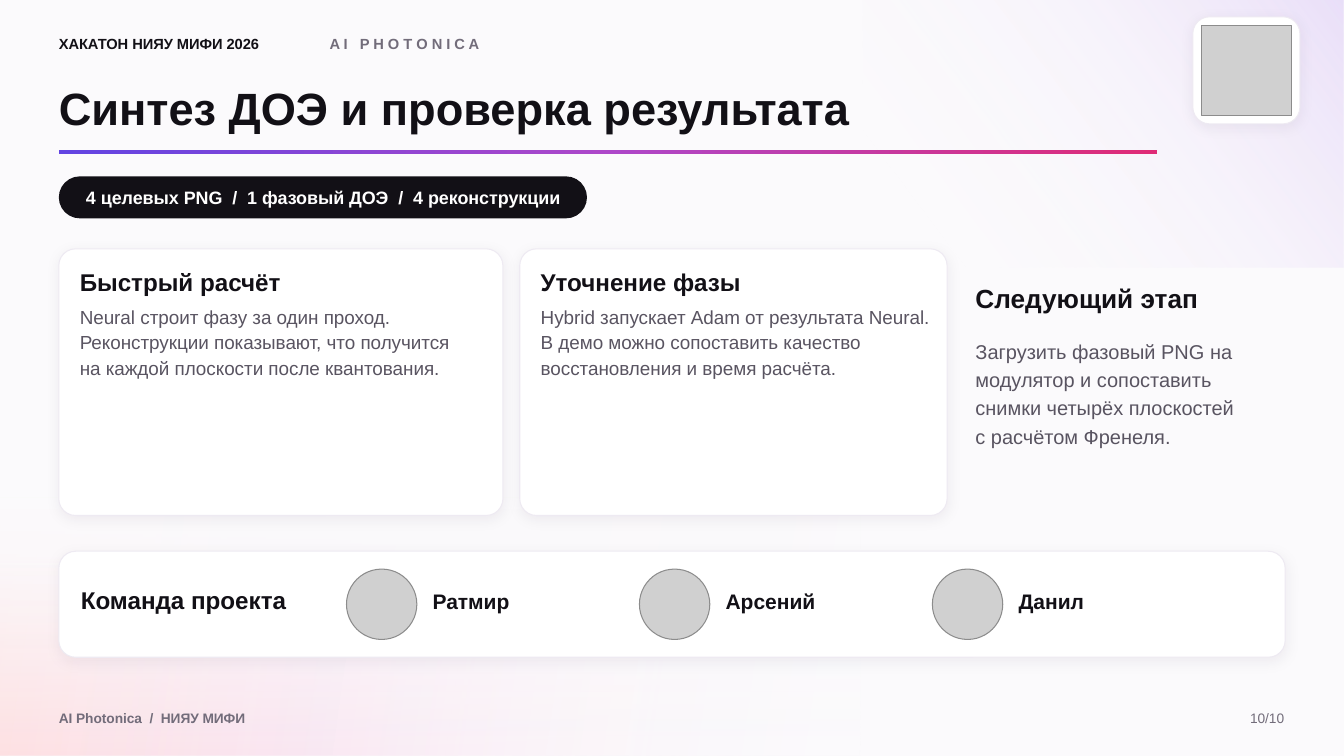
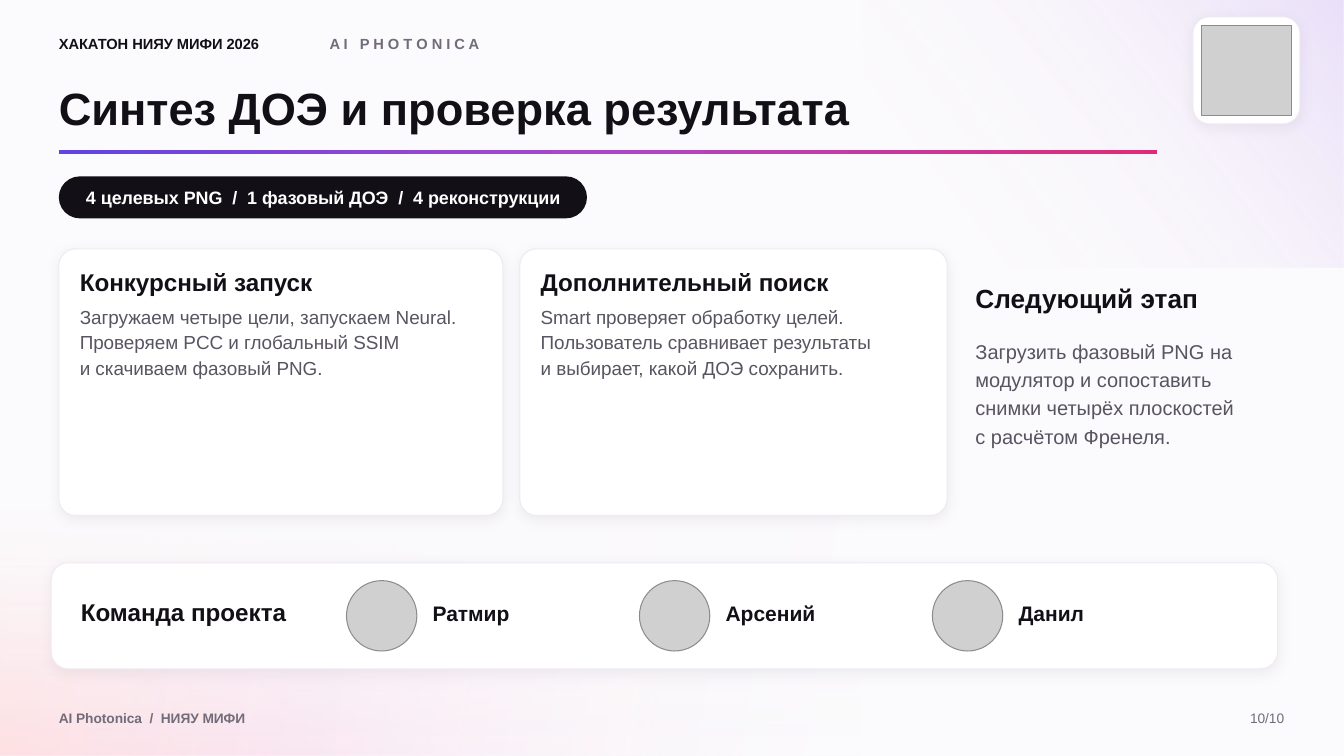
Before and after one commit to listeik/ai-fotonica, a slide deck: slide 9 of AI Photonica - Хакатон МИФИ 2026_бегущие521.pptx (slide 10 before the commit). Drawn at 1344x756 pixels with LibreOffice and Linux fonts; fonts in the diff are those of the drawing; grey boxes stand for pictures. Boxes give left, top, right and bottom in pixels: in the first picture for what was removed or moved away, otherwise in the second. Text is boxed around its words. In the diff, an @@ line names an element or a change of style, - is before the commit and + after.

```diff
--- a/AI Photonica - Хакатон МИФИ 2026_бегущие521.pptx
+++ b/AI Photonica - Хакатон МИФИ 2026_бегущие521.pptx
@@ text at (80,273,312,296): text changed @@
-Быстрый расчёт
+Конкурсный запуск
@@ text at (541,273,829,296): text changed @@
-Уточнение фазы
+Дополнительный поиск
@@ text at (80,310,457,328): text changed @@
-Neural строит фазу за один проход.
+Загружаем четыре цели, запускаем Neural.
@@ text at (541,310,844,328): text changed @@
-Hybrid запускает Adam от результата Neural.
+Smart проверяет обработку целей.
@@ text at (80,335,399,353): text changed @@
-Реконструкции показывают, что получится
+Проверяем PCC и глобальный SSIM
@@ text at (541,336,871,353): text changed @@
-В демо можно сопоставить качество
+Пользователь сравнивает результаты
@@ text at (80,361,323,379): text changed @@
-на каждой плоскости после квантования.
+и скачиваем фазовый PNG.
@@ text at (541,361,844,379): text changed @@
-восстановления и время расчёта.
+и выбирает, какой ДОЭ сохранить.
@@ rounded rectangle: place and size @@
-rounded rectangle at (58,552,1286,657)
+rounded rectangle at (51,563,1278,668)
@@ 4 texts, 3 pictures: place and size @@
-4 texts, 3 pictures at (81,570,1084,640)
+4 texts, 3 pictures at (81,581,1084,651)
```
Also in this commit, not shown: 6 other slides changed, 1 slide removed.
